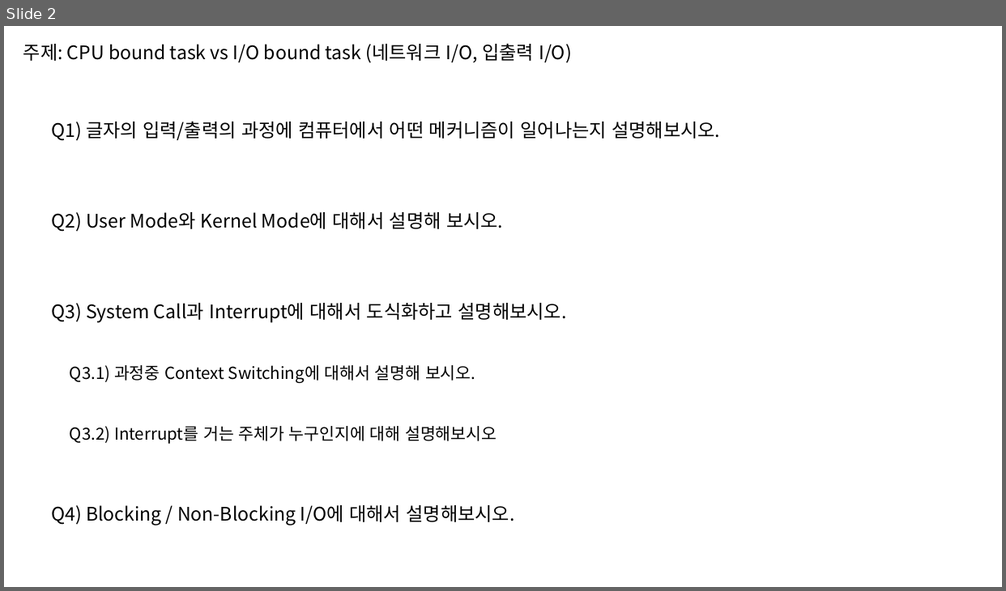
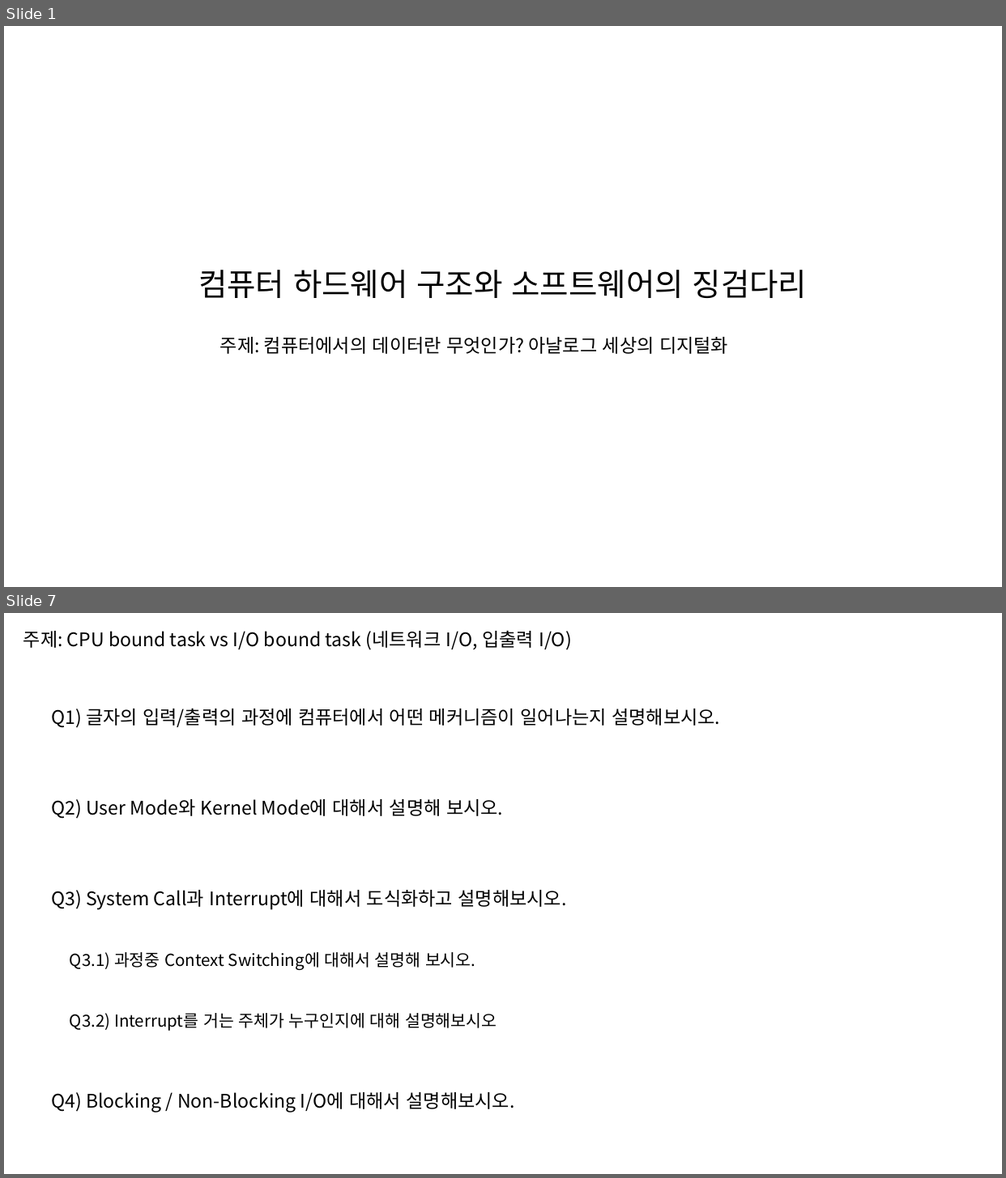
Before and after one commit to taehyuklee/C-CppStudy, a slide deck: CSwithC/CS-explanation.pptx. Shown one above the other, each under a label of ours: slide 2 before the commit, slides 1 and 7 after it; the slides between them are not shown. The pictures are 1006x591 and 1006x1178 pixels, drawn with LibreOffice and Linux fonts; fonts in the diff are those of the drawing. Boxes give left, top, right and bottom in pixels: in the first picture for what was removed or moved away, otherwise in the second. Text is boxed around its words. In the diff, an @@ line names an element or a change of style, - is before the commit and + after.

```diff
--- a/CSwithC/CS-explanation.pptx
+++ b/CSwithC/CS-explanation.pptx
@@ slide 1 added at (4,26,1002,587), background #FFFFFF @@
@@ text added at (198,270,808,298), 30 pt, text #000000 @@
+컴퓨터 하드웨어 구조와 소프트웨어의 징검다리
@@ text added at (220,337,728,354), 18 pt, text #000000 @@
+주제: 컴퓨터에서의 데이터란 무엇인가? 아날로그 세상의 디지털화
@@ what was slide 2 is now slide 7 @@
```
Also in this commit, not shown: 5 other slides added, 1 slide removed.
